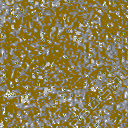
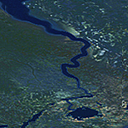
Revision of a layered w=128, h=128 image; what changed, layer by layer:
added layer "Layer 2" above "Layer 3" over [5, 5, 122, 122]
added layer "Layer 3" above "Gradient Map 1" over [0, 0, 128, 128]
removed layer "Layer 1" over [0, 0, 128, 128]
